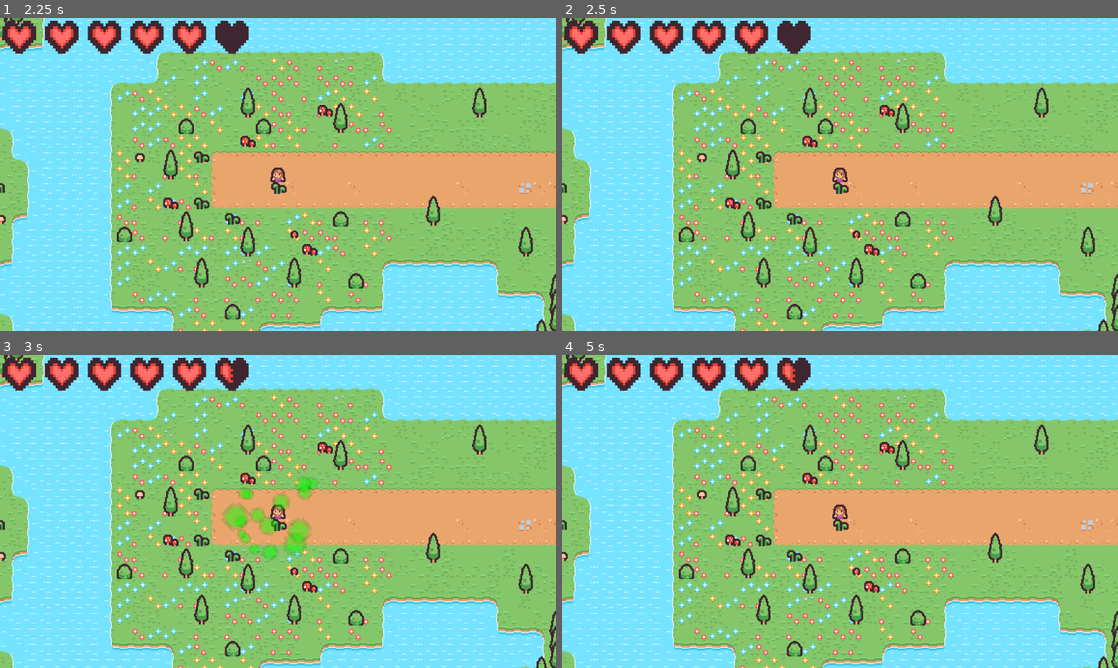
Above: before the commit, frames 1-4 (two rows, left to right).
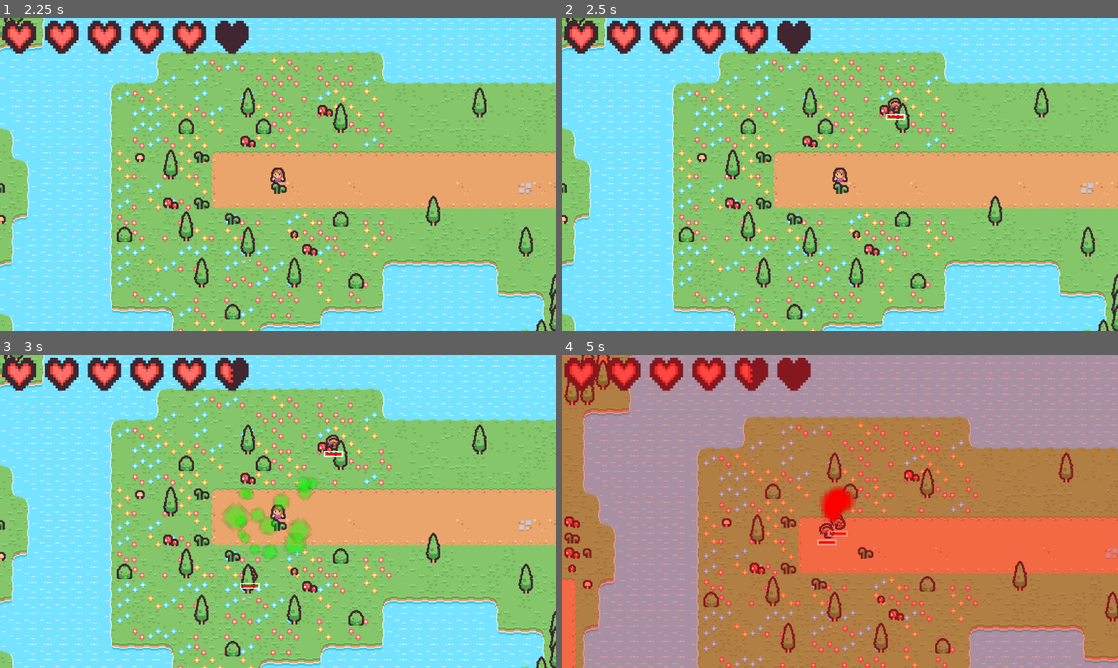
Above: after the commit, the same moments.

Repository: HazardWare/Hazardous-Quest
Game: Godot game, scene res://scenes/world/overworld.tscn
Two runs of this game, one before a commit and one after it. Both use one fixed random seed, a clock stepped at 60 frames per second and the inputs below.
Inputs (mouse positions are in pixels of both pictures, inside the frame that each line leads up to):
- Up to frame 1 (2.25 s): move the mouse to (400, 158) at 0.52 s; hold Right (ui_right) 0.53-1.28 s; hold Shift (shield) 0.53-1.28 s; tap Space (sword) at 0.8, 1.35 s; tap Enter at 1.25 s; move the mouse to (166, 190) at 1.27 s; hold Down (ui_down) 1.28-2.03 s; tap 1 (one, bound only after the commit) at 1.55 s; move the mouse to (333, 105) at 2.02 s; hold Right (ui_right) from 2.03 s (still down); hold 1 (one, bound only after the commit) from 2.03 s (still down)
- Up to frame 2 (2.5 s): keep holding Right (ui_right); keep holding 1 (one, bound only after the commit); tap Middle mouse button (spawn, bound only after the commit) at 2.3 s
- Up to frame 3 (3 s): move the mouse to (250, 574) at 2.77 s; release Right (ui_right) at 2.78 s; release 1 (one, bound only after the commit) at 2.78 s; hold Up (ui_up) from 2.78 s (still down); tap Middle mouse button (spawn, bound only after the commit) at 2.85 s
- Up to frame 4 (5 s): tap 3 (three, bound only after the commit) at 3.05 s; move the mouse to (1006, 558) at 3.52 s; release Up (ui_up) at 3.53 s; hold 3 (three, bound only after the commit) 3.53-4.28 s; hold Left (ui_left) from 3.53 s (still down); tap 2 (two, bound only after the commit) at 3.8, 4.35 s; tap F7 (load) at 4.15 s; move the mouse to (673, 464) at 4.27 s; tap Shift (shield) at 4.55 s

Frame 1 is identical in both runs. In frame 2, 0.1% of the frame differs, in the area x 58-62%, y 25-33%; in frame 3, 0.2%; in frame 4, 100%, in the area x 0-100%, y 0-100%.

Commit message:
Add attack mode selection and improve enemy interactions

Diff:
--- a/project.godot
+++ b/project.godot
@@ -110,6 +110,26 @@
 "events": [Object(InputEventKey,"resource_local_to_scene":false,"resource_name":"","device":-1,"window_id":0,"alt_press …(195 unchanged characters)…
 ]
 }
+spawn={
+"deadzone": 0.2,
+"events": [Object(InputEventMouseButton,"resource_local_to_scene":false,"resource_name":"","device":-1,"window_id":0,"alt_pressed":false,"shift_pressed":false,"ctrl_pressed":false,"meta_pressed":false,"button_mask":4,"position":Vector2(146, 28),"global_position":Vector2(158, 88),"factor":1.0,"button_index":3,"canceled":false,"pressed":true,"double_click":false,"script":null)
+]
+}
+one={
+"deadzone": 0.2,
+"events": [Object(InputEventKey,"resource_local_to_scene":false,"resource_name":"","device":-1,"window_id":0,"alt_pressed":false,"shift_pressed":false,"ctrl_pressed":false,"meta_pressed":false,"pressed":false,"keycode":0,"physical_keycode":49,"key_label":0,"unicode":49,"location":0,"echo":false,"script":null)
+]
+}
+two={
+"deadzone": 0.2,
+"events": [Object(InputEventKey,"resource_local_to_scene":false,"resource_name":"","device":-1,"window_id":0,"alt_pressed":false,"shift_pressed":false,"ctrl_pressed":false,"meta_pressed":false,"pressed":false,"keycode":0,"physical_keycode":50,"key_label":0,"unicode":50,"location":0,"echo":false,"script":null)
+]
+}
+three={
+"deadzone": 0.2,
+"events": [Object(InputEventKey,"resource_local_to_scene":false,"resource_name":"","device":-1,"window_id":0,"alt_pressed":false,"shift_pressed":false,"ctrl_pressed":false,"meta_pressed":false,"pressed":false,"keycode":0,"physical_keycode":51,"key_label":0,"unicode":51,"location":0,"echo":false,"script":null)
+]
+}
 
 [layer_names]
 
--- a/resources/tileset_overworld.tres
+++ b/resources/tileset_overworld.tres
@@ -375,7 +375,19 @@
 outlines = Array[PackedVector2Array]([PackedVector2Array(-8, -8, 8, -8, 8, 8, -8, 8)])
 agent_radius = 0.0
 
+[sub_resource type="NavigationPolygon" id="NavigationPolygon_rrwrp"]
+vertices = PackedVector2Array(8, 8, -8, 8, -8, -8, 8, -8)
+polygons = Array[PackedInt32Array]([PackedInt32Array(0, 1, 2, 3)])
+outlines = Array[PackedVector2Array]([PackedVector2Array(-8, -8, 8, -8, 8, 8, -8, 8)])
+agent_radius = 0.0
+
 [sub_resource type="NavigationPolygon" id="NavigationPolygon_q85gv"]
+vertices = PackedVector2Array(8, 8, -8, 8, -8, -8, 8, -8)
+polygons = Array[PackedInt32Array]([PackedInt32Array(0, 1, 2, 3)])
+outlines = Array[PackedVector2Array]([PackedVector2Array(-8, -8, 8, -8, 8, 8, -8, 8)])
+agent_radius = 0.0
+
+[sub_resource type="NavigationPolygon" id="NavigationPolygon_gle5r"]
 vertices = PackedVector2Array(8, 8, -8, 8, -8, -8, 8, -8)
 polygons = Array[PackedInt32Array]([PackedInt32Array(0, 1, 2, 3)])
 outlines = Array[PackedVector2Array]([PackedVector2Array(-8, -8, 8, -8, 8, 8, -8, 8)])
@@ -503,6 +515,7 @@
 8:5/0 = 0
 9:5/0 = 0
 10:5/0 = 0
+10:5/0/navigation_layer_0/polygon = SubResource("NavigationPolygon_rrwrp")
 10:5/0/custom_data_4 = true
 11:5/0 = 0
 0:6/0 = 0
@@ -519,6 +532,7 @@
 7:6/0 = 0
 8:6/0 = 0
 9:6/0 = 0
+9:6/0/navigation_layer_0/polygon = SubResource("NavigationPolygon_gle5r")
 11:6/0 = 0
 7:7/0 = 0
 8:7/0 = 0
--- a/scenes/enemy/Testemy.tscn
+++ b/scenes/enemy/Testemy.tscn
@@ -21,7 +21,7 @@
 [sub_resource type="CircleShape2D" id="CircleShape2D_t37u7"]
 
 [sub_resource type="CircleShape2D" id="CircleShape2D_iccoa"]
-radius = 8.06226
+radius = 7.0
 
 [node name="Testemy" type="CharacterBody2D" node_paths=PackedStringArray("navInterval", "navAgent", "hurtBox", "sprite")]
 collision_layer = 26
@@ -57,5 +57,6 @@
 [node name="NavigationAgent2D" type="NavigationAgent2D" parent="."]
 path_postprocessing = 1
 simplify_path = true
+avoidance_enabled = true
 avoidance_layers = 2
 avoidance_mask = 2
--- a/scenes/player/player.gd
+++ b/scenes/player/player.gd
@@ -25,6 +25,13 @@
 #@export var sprite : AnimatedSprite2D
 @export_subgroup("")
 
+var attackMode := "big_swipe"
+const attackModeStrength = {
+	"big_swipe" : 2,
+	"swipe" : 3,
+	"jab" : 4
+}
+
 ## 0 is verticle, 1 is horizontal. These are from ID 1
 const LADDER_TILE := [Vector2i(9,6),Vector2i(10,5)]
 var lastLadder : Vector2 ## The last ladder position
@@ -85,10 +92,12 @@
 var nextScene = ""
 
 func _input(event: InputEvent) -> void:
-	# Reset scene:
+
+	#region debug
 	if event.is_action_pressed("ui_undo"):
 		nextScene = ""
 		$UIElements/SceneTransitionAnimation.play("fade_out")
+
 	if event.is_action_pressed("ui_text_select_all"):
 		nextScene = "res://scenes/world/testground.tscn"
 		$UIElements/SceneTransitionAnimation.play("fade_out")
@@ -101,6 +110,11 @@
 	if event.is_action_pressed("load"):
 		SaveLoad._load()
 
+	if event.is_action_pressed("spawn"):
+		var curEn = load("res://scenes/enemy/Testemy.tscn").instantiate()
+		curEn.global_position = get_global_mouse_position()
+		get_parent().add_child(curEn)
+
 	if event.is_action_pressed("ui_down"):
 		health -= 1
 		print("Hurt. " + str(health) + " overall. " + str(redHealth) + "r | " + str(blueHealth) + "b")
@@ -116,12 +130,24 @@
 	if event.is_action_pressed("ui_right"):
 		maximumHealth += 1
 		$UIElements/UI.update_health(self)
-
+	#endregion
+
+	if event.is_action_pressed("one") and not $Arm/Attack.is_playing():
+		attackMode = "jab"
+		$Arm/Attack.play("RESET")
+	if event.is_action_pressed("two") and not $Arm/Attack.is_playing():
+		attackMode = "swipe"
+		$Arm/Attack.play("RESET")
+	if event.is_action_pressed("three") and not $Arm/Attack.is_playing():
+		attackMode = "big_swipe"
+		$Arm/Attack.play("RESET")
 
 	# Jab:
-	if event.is_action_pressed("sword") and not shielding:
+	if event.is_action_pressed("sword") and not shielding and not $Arm/Attack.is_playing():
 		$AnimationPlayer.play("RESET")
-		$Arm/Attack.play("big_swipe")
+		$Arm/Attack.play("RESET")
+		$Arm/Attack.play(attackMode)
+		$Arm/Marker2D/Weapon.strength = attackModeStrength[attackMode]
 		$Arm/Bow.modulate.a = 0.0
 		$UIElements/UI.update_health(self)
 		var lookingLeft = snapped( rad_to_deg(get_global_mouse_position().angle_to_point(position)) + 180 , 180) == 180
--- a/scenes/player/player.tscn
+++ b/scenes/player/player.tscn
@@ -205,7 +205,7 @@
 
 [sub_resource type="Animation" id="Animation_p47bc"]
 resource_name = "jab"
-length = 0.3
+length = 1.2
 tracks/0/type = "value"
 tracks/0/imported = false
 tracks/0/enabled = true
@@ -213,7 +213,7 @@
 tracks/0/interp = 2
 tracks/0/loop_wrap = true
 tracks/0/keys = {
-"times": PackedFloat32Array(0, 0.166667, 0.3),
+"times": PackedFloat32Array(0, 0.5, 1.2),
 "transitions": PackedFloat32Array(1, 1, 1),
 "update": 0,
 "values": [Vector2(0, 0), Vector2(18, 0), Vector2(0, 0)]
@@ -225,7 +225,7 @@
 tracks/1/interp = 1
 tracks/1/loop_wrap = true
 tracks/1/keys = {
-"times": PackedFloat32Array(0.0333333, 0.3),
+"times": PackedFloat32Array(0.0333333, 1.06667),
 "transitions": PackedFloat32Array(1, 1),
 "update": 1,
 "values": [true, false]
@@ -248,7 +248,7 @@
 
 [sub_resource type="Animation" id="Animation_5gtgg"]
 resource_name = "swipe"
-length = 0.3
+length = 0.5
 tracks/0/type = "value"
 tracks/0/imported = false
 tracks/0/enabled = true
@@ -256,7 +256,7 @@
 tracks/0/interp = 1
 tracks/0/loop_wrap = true
 tracks/0/keys = {
-"times": PackedFloat32Array(0.0333333, 0.3),
+"times": PackedFloat32Array(0.0333333, 0.5),
 "transitions": PackedFloat32Array(-2, 2),
 "update": 0,
 "values": [0.0, 3.14159]
@@ -268,7 +268,7 @@
 tracks/1/interp = 2
 tracks/1/loop_wrap = true
 tracks/1/keys = {
-"times": PackedFloat32Array(0.0333333, 0.3),
+"times": PackedFloat32Array(0.0333333, 0.5),
 "transitions": PackedFloat32Array(1, 1),
 "update": 0,
 "values": [Vector2(10, 0), Vector2(10, 0)]
@@ -280,7 +280,7 @@
 tracks/2/interp = 1
 tracks/2/loop_wrap = true
 tracks/2/keys = {
-"times": PackedFloat32Array(0.0333333, 0.3),
+"times": PackedFloat32Array(0.0333333, 0.5),
 "transitions": PackedFloat32Array(1, 1),
 "update": 1,
 "values": [true, false]
@@ -624,6 +624,7 @@
 offset = Vector2(0, -8)
 flip_h = true
 script = ExtResource("3_p47bc")
+strength = 2
 
 [node name="DamageBox" type="Area2D" parent="Arm/Marker2D/Weapon" groups=["Friendly"]]
 z_index = 4
--- a/scenes/projectiles/arrow.tscn
+++ b/scenes/projectiles/arrow.tscn
@@ -3,9 +3,6 @@
 [ext_resource type="Script" uid="uid://n4ljwa117710" path="res://scripts/class_projectile.gd" id="1_ugh5m"]
 [ext_resource type="Texture2D" uid="uid://dvvtfemm130je" path="res://assets/tilesheets/tile_items.png" id="2_iyfe7"]
 [ext_resource type="Script" uid="uid://bqgj7njek38cs" path="res://scenes/projectiles/off_screen_deleter.gd" id="3_m2i7i"]
-
-[sub_resource type="RectangleShape2D" id="RectangleShape2D_iyfe7"]
-size = Vector2(14, 4)
 
 [sub_resource type="AtlasTexture" id="AtlasTexture_m2i7i"]
 atlas = ExtResource("2_iyfe7")
@@ -22,6 +19,9 @@
 "speed": 5.0
 }]
 
+[sub_resource type="RectangleShape2D" id="RectangleShape2D_iyfe7"]
+size = Vector2(14, 4)
+
 [node name="Arrow" type="CharacterBody2D" node_paths=PackedStringArray("sprite", "collisionShape", "hurtBox")]
 y_sort_enabled = true
 collision_layer = 32
@@ -32,12 +32,6 @@
 collisionShape = NodePath("HurtBox/CollisionShape2D")
 hurtBox = NodePath("HurtBox")
 metadata/_custom_type_script = "uid://n4ljwa117710"
-
-[node name="WorldCollision" type="CollisionShape2D" parent="."]
-process_mode = 4
-visible = false
-position = Vector2(1, -0.5)
-shape = SubResource("RectangleShape2D_iyfe7")
 
 [node name="AnimatedSprite2D" type="AnimatedSprite2D" parent="."]
 rotation = 0.785398
--- a/scripts/class_character.gd
+++ b/scripts/class_character.gd
@@ -118,6 +118,10 @@
 
 func die():
 	$CharacterComponents/DamageAnimation.play("die")
+	var currentParticle = $CharacterComponents/BloodParticles.duplicate()
+	currentParticle.emitting = true
+	currentParticle.global_position = global_position
+	get_parent().add_child(currentParticle)
 	queue_free()
 
 ## Handles overall healing and damaging
--- a/scripts/inheritsCharacter/class_enemy.gd
+++ b/scripts/inheritsCharacter/class_enemy.gd
@@ -52,13 +52,8 @@
 	if $EnemyComponents/StallTimer.time_left != 0.0:
 		return
 
-	basic_moving(delta)
-	# Continous damage
-	for x in hurtBox.get_overlapping_areas():
-		var parent : Node = x.get_parent()
-		if parent is Character and parent.is_in_group("Friendly"):
-			parent.health -= strength
-
+	basicMoving(delta)
+	continousDamage(delta)
 
 #endregion
 #region Custom Methods:
@@ -74,13 +69,21 @@
 			#print("true")
 			#floorTilemap.get_cell_tile_data(tileCoord).set_navigation_polygon(0, null)
 ## Basic move-to-player function for enemies.
-func basic_moving(delta):
+
+func basicMoving(delta):
 	if !navAgent.is_target_reached():
 		move_to(navAgent.get_next_path_position(), delta)
 	else:
 		velocity = Vector2.ZERO
 	move_and_slide()
 	handlePush()
+
+func continousDamage(delta):
+	for x in hurtBox.get_overlapping_areas():
+		var parent : Node = x.get_parent()
+		if parent is Character and parent.is_in_group("Friendly"):
+			parent.health -= strength
+
 #endregion
 #region Signal:
 
@@ -88,10 +91,11 @@
 
 	var parent : Node = area.get_parent()
 	if parent is Character and parent.is_in_group("Friendly"):
-		parent.applyKnockback((area.global_position - global_position).normalized(), 250.0, 0.12)
+		parent.applyKnockback((area.global_position - global_position).normalized(), 250.0, 0.12 * parent.strength)
 	if parent is Weapon or parent is Projectile:
-		applyKnockback((global_position - area.global_position).normalized(), 250.0, 0.12)
+		applyKnockback((global_position - area.global_position).normalized(), 250.0, 0.12 * parent.strength)
 	if parent is Projectile:
 			self.health -= parent.strength
 			parent.queue_free()
-	pass
+	if parent is Weapon:
+			self.health -= parent.strength
Not shown: 1 places in resources/tileset_overworld.tres that only renumber resources
